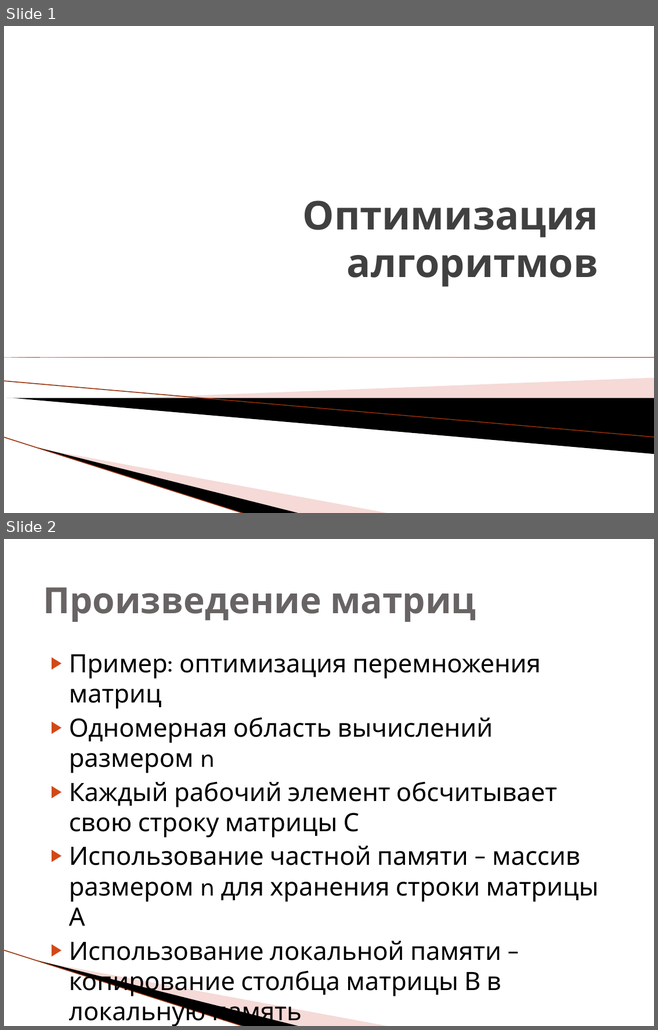
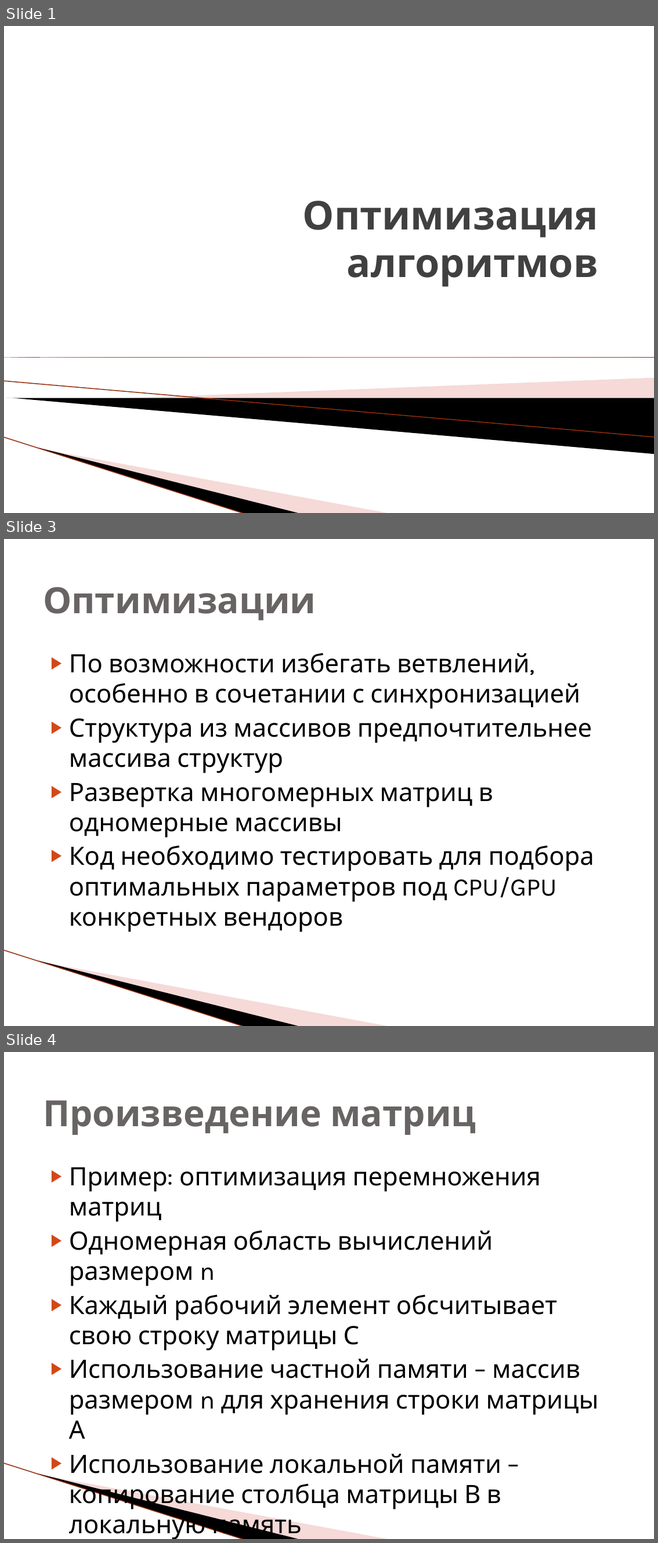
Before and after one commit to HPC-lab-ITIS/OpenCL, a slide deck: materials/lec_2/lec_2.pptx. Shown one above the other, each under a label of ours: slides 1 and 2 before the commit, slides 1, 3 and 4 after it; the slides between them are not shown. The pictures are 658x1030 and 658x1543 pixels, drawn with LibreOffice and Linux fonts; fonts in the diff are those of the drawing; background and template pictures are left out. Boxes give left, top, right and bottom in pixels: in the first picture for what was removed or moved away, otherwise in the second. Text is boxed around its words. In the diff, an @@ line names an element or a change of style, - is before the commit and + after.

```diff
--- a/materials/lec_2/lec_2.pptx
+++ b/materials/lec_2/lec_2.pptx
@@ slide 3 added at (4,539,654,1026), background picture (left out); not listed: 3 template elements that a slide beside it also shows @@
@@ title added at (43,587,316,620), 40 pt, text #696464, bold @@
+Оптимизации
@@ text added at (69,653,594,932), 28 pt, text #000000 @@
+▶ По возможности избегать ветвлений, особенно в сочетании с синхронизацией
+▶ Структура из массивов предпочтительнее массива структур
+▶ Развертка многомерных матриц в одномерные массивы
+▶ Код необходимо тестировать для подбора оптимальных параметров под CPU/GPU конкретных вендоров
@@ what was slide 2 is now slide 4 @@
```
Also in this commit, not shown: 1 slide changed, 2 other slides added, 3 other files.
